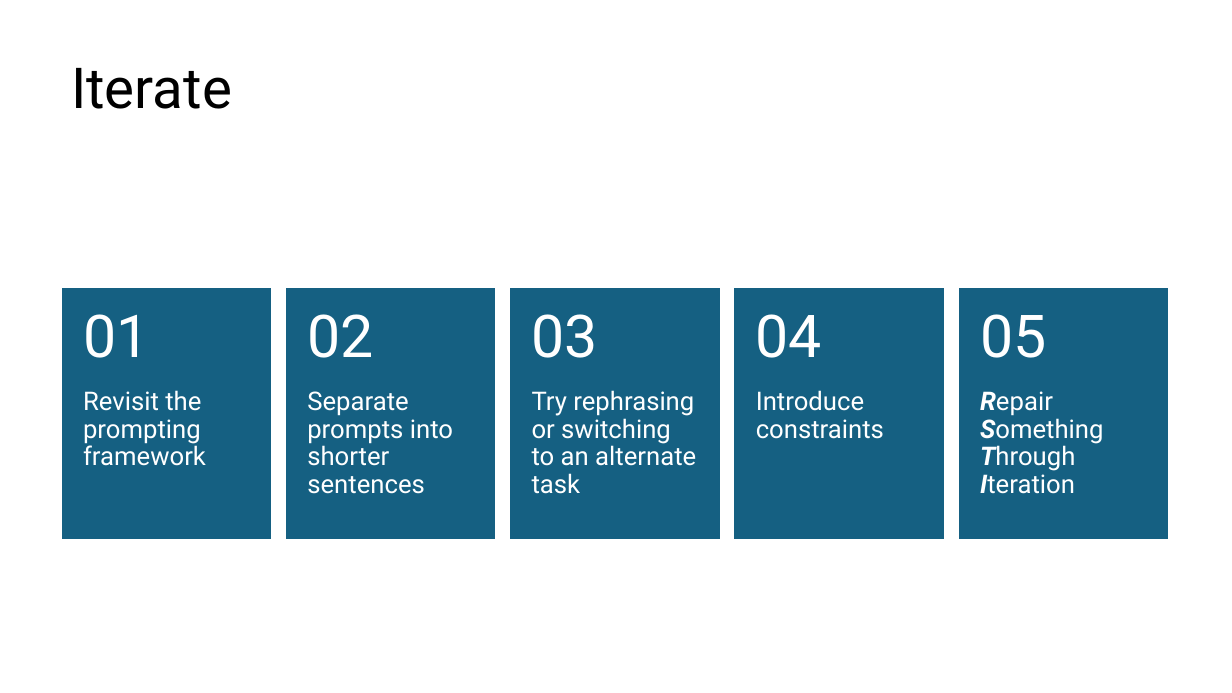
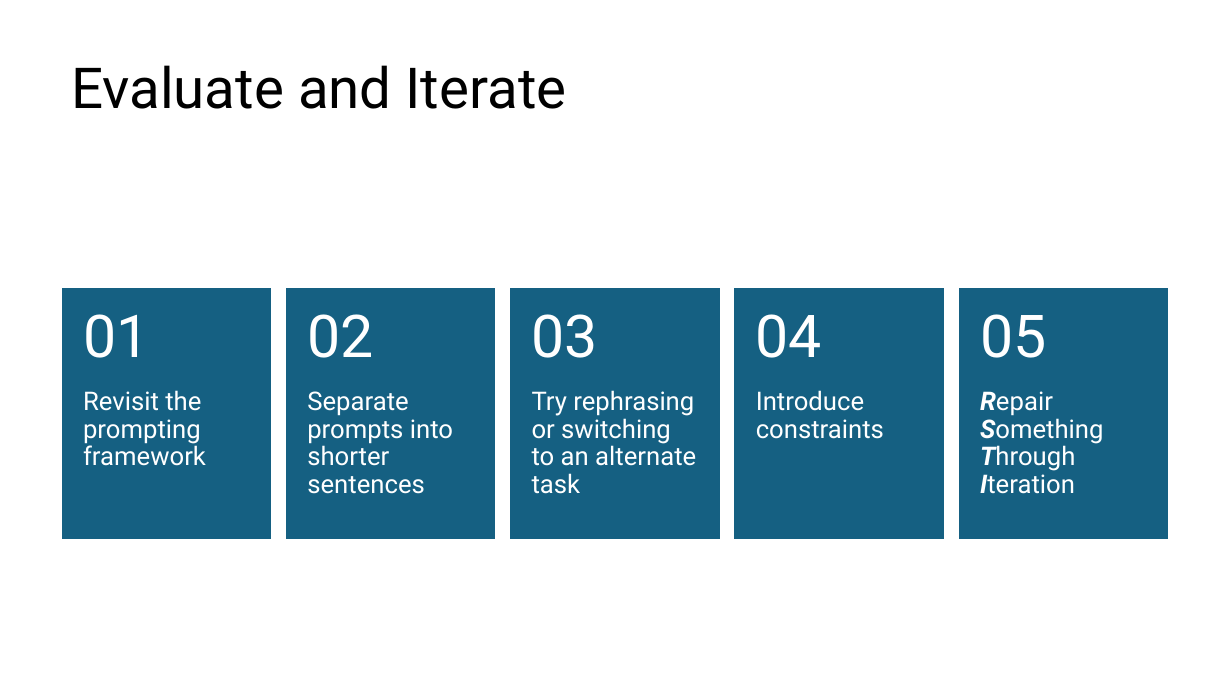
Before and after one commit to ericburcham/prompt-engineering, a slide deck: slide 18 of presentation/presentation.pptx (slide 35 before the commit). Drawn at 1232x693 pixels with LibreOffice and Linux fonts; fonts in the diff are those of the drawing. Boxes give left, top, right and bottom in pixels: in the first picture for what was removed or moved away, otherwise in the second. Text is boxed around its words. In the diff, an @@ line names an element or a change of style, - is before the commit and + after.

```diff
--- a/presentation/presentation.pptx
+++ b/presentation/presentation.pptx
@@ title at (x1=71, y1=65, x2=567, y2=109): text changed @@
-Iterate
+Evaluate and Iterate
```
Also in this commit, not shown: 4 other slides changed, 1 slide added, 17 slides removed, 1 other file.
